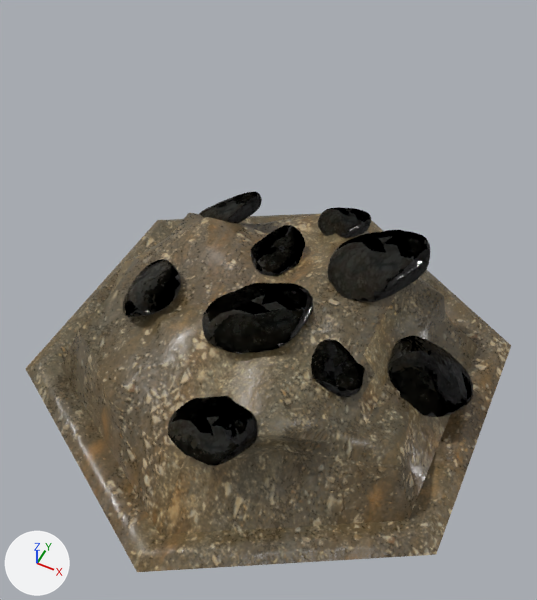
An edit to the glTF model src/modules/base/assets/dusty-hills.glb, drawn before and after from the same camera.
One viewpoint serves both versions: a camera (50 mm lens) standing at (0.82, -1.68, 2.44) and looking at (0.05, -0.13, 0.5). The lights are fixed; the arrows at lower left show +X, +Y and +Z. The picture after the commit comes second.

In view in the first picture: 'HexagonTile.009', 'small_rock_03', 'small_rock_03.001', 'small_rock_03.002', 'small_rock_03.003', 'small_rock_03.004', 'small_rock_03.005', 'small_rock_03.006', 'small_rock_03.007', 'small_rock_03.008'.
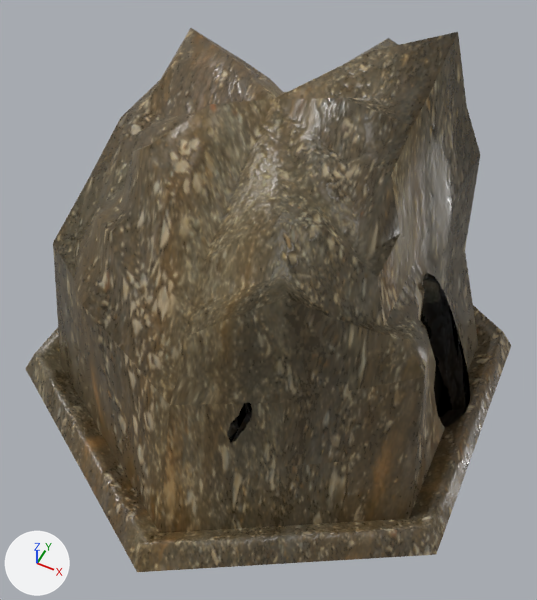
ob_small_rock_03_006 is not drawn itself; it is the parent of ob_small_rock_03_006_1.
ob_small_rock_03_007 is not drawn itself; it is the parent of ob_small_rock_03_007_1.

What the commit changed:
Object 'HexagonTile.009' (ob_hexagontile_009) is rescaled from (1.0, 1.0, 1.0) to (1.0, 1.0, 3.0).
Object 'Small rock 03.006' (ob_small_rock_03_006) is rescaled from (1.0, 1.0, 1.0) to (1.0, 1.0, 3.0).
Object 'Small rock 03.007' (ob_small_rock_03_007) is rescaled from (1.0, 1.0, 1.0) to (1.0, 1.0, 3.0).

Pixel boxes (x1, y1, x2, y2) of what changed, in the pictures (537 x 600 px):
'HexagonTile.009', rescaled (51% taller)
    before: (26, 213, 511, 572)
    after: (26, 28, 511, 572)
'small_rock_03.007', rescaled
    before: (388, 336, 473, 417)
    after: (421, 273, 470, 428)
'small_rock_03.006', rescaled
    before: (168, 396, 258, 466)
    after: (227, 403, 253, 443)
'small_rock_03.001', unchanged, covered by the edit
    before: (202, 283, 313, 354)
'small_rock_03.004', unchanged, covered by the edit
    before: (327, 230, 430, 302)
'small_rock_03.002', unchanged, covered by the edit
    before: (123, 259, 181, 317)
'small_rock_03.005', unchanged, covered by the edit
    before: (311, 339, 365, 397)
